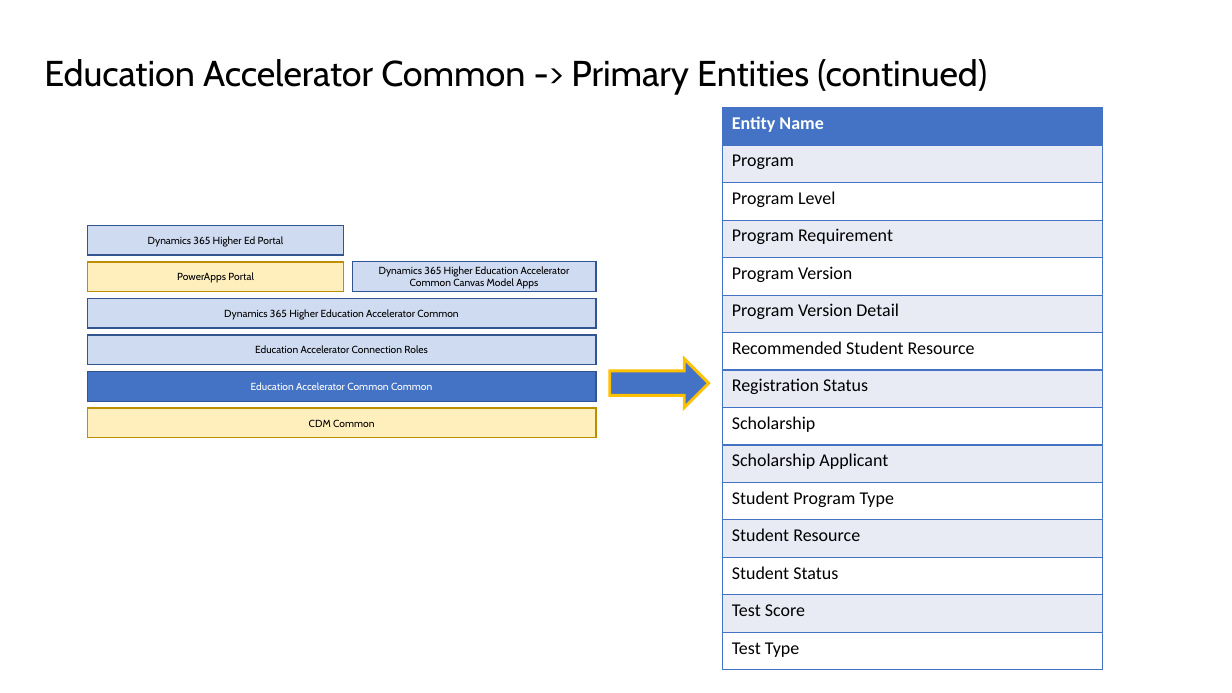
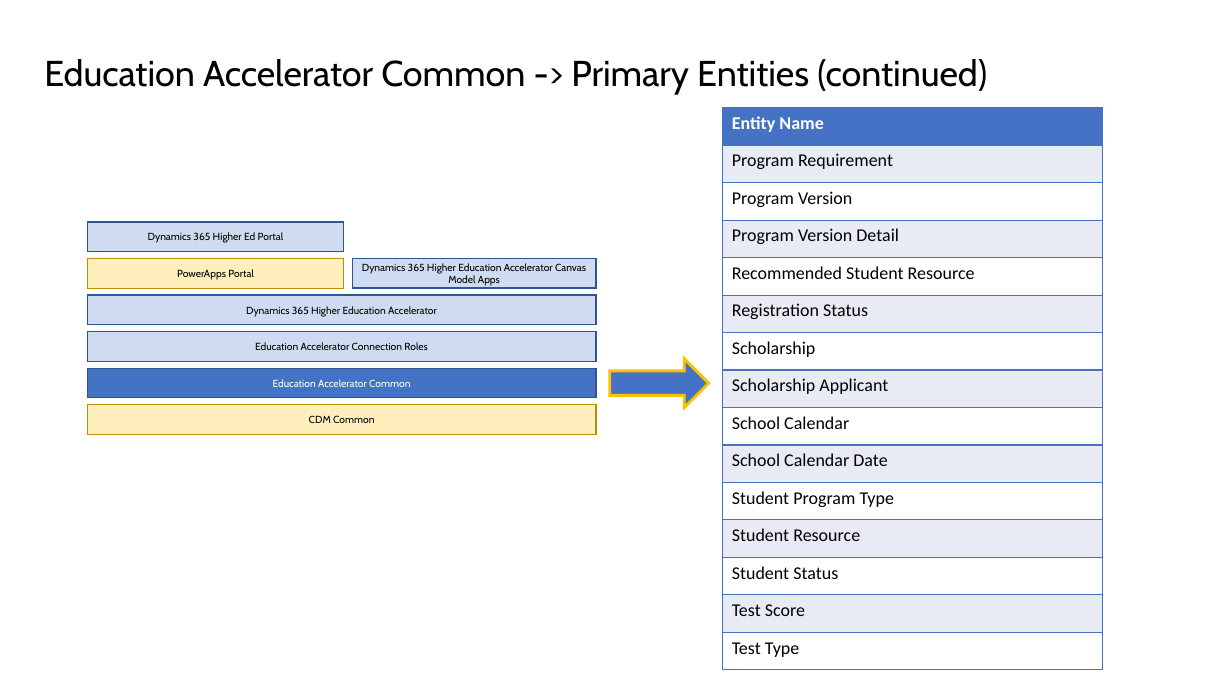
Before and after one commit to microsoft/Industry-Accelerator-Education, a slide deck: slide 4 of documentation/Higher.Education.Solution.Packaging.Design & ERD.pptx (slide 3 before the commit). Drawn at 1232x693 pixels with LibreOffice and Linux fonts; fonts in the diff are those of the drawing. Boxes give left, top, right and bottom in pixels: in the first picture for what was removed or moved away, otherwise in the second. Text is boxed around its words. In the diff, an @@ line names an element or a change of style, - is before the commit and + after.

```diff
--- a/documentation/Higher.Education.Solution.Packaging.Design & ERD.pptx
+++ b/documentation/Higher.Education.Solution.Packaging.Design & ERD.pptx
@@ table at (723, 108, 1103, 670) @@
-row 2: Program
-row 3: Program Level
+row 9: School Calendar
+row 10: School Calendar Date
@@ text in rectangle at (362, 263, 586, 286): text changed @@
-Dynamics 365 Higher Education Accelerator Common Canvas Model Apps
+Dynamics 365 Higher Education Accelerator Canvas Model Apps
@@ 4 rectangles: place and size @@
-4 rectangles at (88, 226, 596, 438)
+4 rectangles at (88, 222, 596, 434)
@@ text in rectangle at (246, 306, 437, 316): text changed @@
-Dynamics 365 Higher Education Accelerator Common
+Dynamics 365 Higher Education Accelerator
@@ text in rectangle at (273, 379, 410, 387): text changed @@
-Education Accelerator Common Common
+Education Accelerator Common
```
Also in this commit, not shown: 12 other slides changed, 1 slide added, 33 other files.
